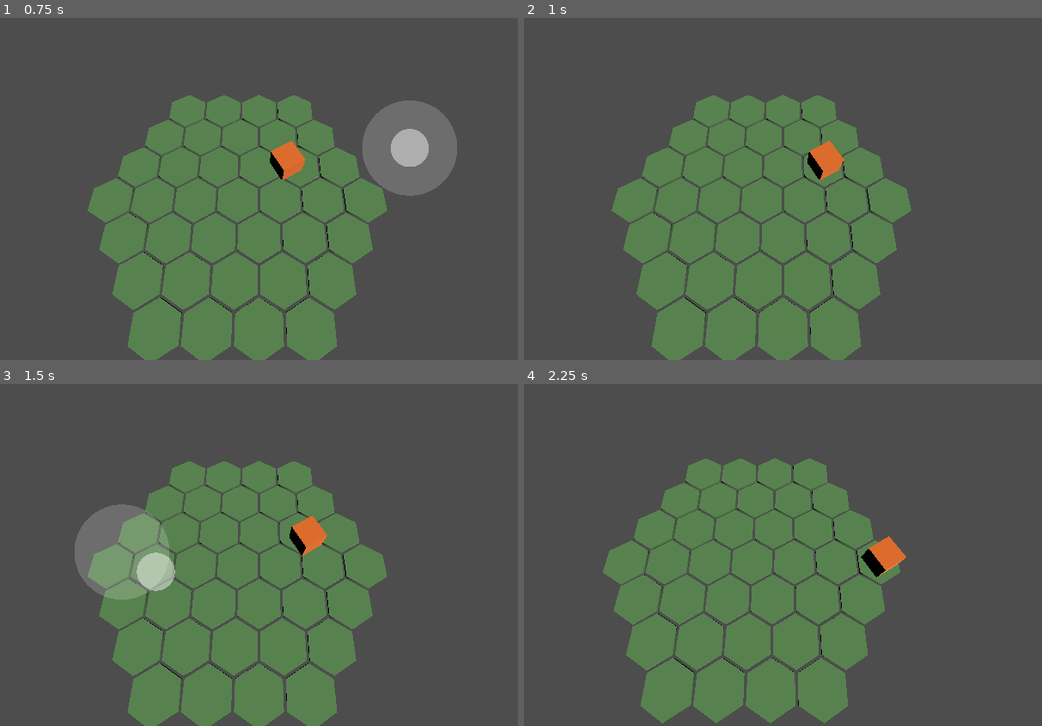
Above: before the commit, frames 1-4 (two rows, left to right).
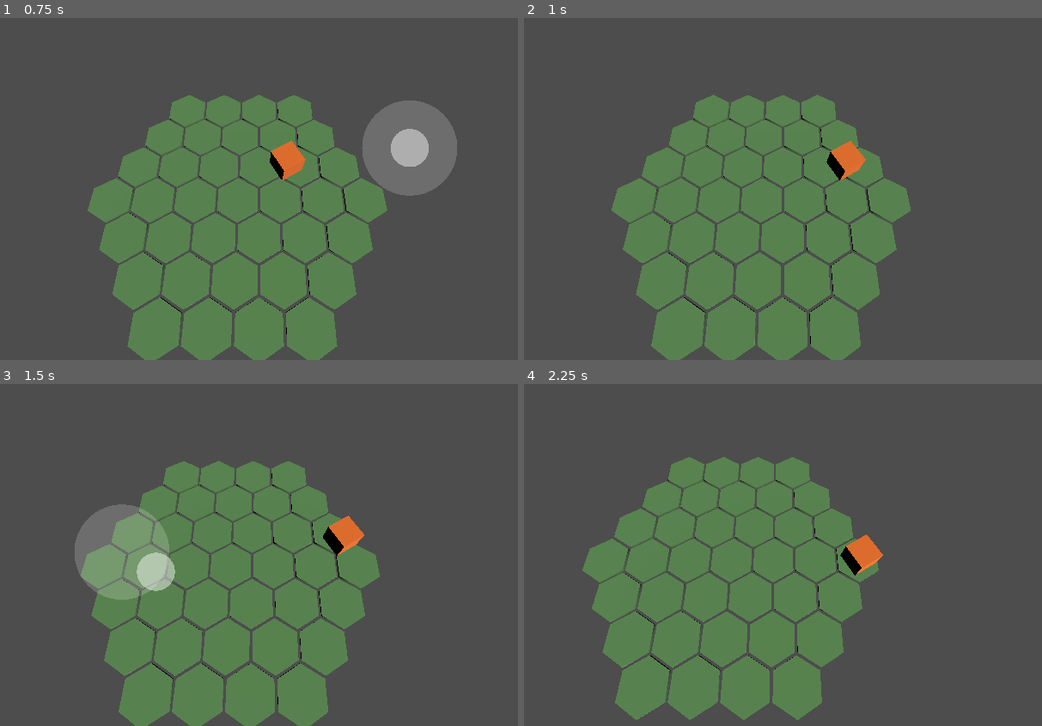
Above: after the commit, the same moments.

Repository: Coarisfinia/khovax
Game: Godot game, scene res://scenes/main.tscn
Two runs of this game, one before a commit and one after it. Both use one fixed random seed, a clock stepped at 60 frames per second and the inputs below.
Inputs (mouse positions are in pixels of both pictures, inside the frame that each line leads up to):
- Up to frame 1 (0.75 s): tap Enter at 0.5 s; move the mouse to (409, 147) at 0.52 s; hold D (move_right) from 0.53 s (still down); click (409, 147) at 0.67 s
- Up to frame 2 (1 s): keep holding D (move_right)
- Up to frame 3 (1.5 s): release D (move_right) at 1.25 s; drag from (119, 551) to (222, 609) at 1.27 s
- Up to frame 4 (2.25 s): move the mouse to (850, 448) at 2.02 s; hold D (move_right) from 2.03 s (still down)

Frame 1 is identical in both runs. In frame 2, 1.4% of the frame differs, in the area x 16-75%, y 22-100%; in frame 3, 8.6%; in frame 4, 12%, in the area x 11-74%, y 21-100%.

Commit message:
Address Codex review: keep held keys, handle canceled touches, test fingers
TouchStick only releases the movement actions it pressed itself, so a key
held at the same time stays held, and treats a canceled touch like a lifted
finger. The movement flow steers with a nonzero finger index and checks
half strength at half the drag radius, that a second finger can't take over
or end the steering, that a canceled touch releases the stick, and that a
held key survives steering by touch.

Co-Authored-By: Claude Opus 5.5 <noreply@anthropic.com>

Diff:
--- a/scenes/touch_stick.gd
+++ b/scenes/touch_stick.gd
@@ -16,6 +16,8 @@
 var _origin: Vector2 = Vector2.ZERO
 ## Screen-space steering, x right and y up, at most length 1.
 var _steer: Vector2 = Vector2.ZERO
+## The movement actions the stick itself is pressing.
+var _own: Array[String] = []
 
 
 func _ready() -> void:
@@ -49,11 +51,13 @@
 
 
 func _on_touch(touch: InputEventScreenTouch) -> void:
-	if touch.pressed and not is_held():
+	# A touch the system cancels (e.g. for a gesture) ends like a lifted finger.
+	var down: bool = touch.pressed and not touch.canceled
+	if down and not is_held():
 		_finger = touch.index
 		_origin = touch.position
 		_steer_toward(touch.position)
-	elif not touch.pressed and touch.index == _finger:
+	elif not down and touch.index == _finger:
 		_finger = -1
 		_steer_toward(_origin)
 
@@ -67,11 +71,24 @@
 	queue_redraw()
 
 
-## Presses one of two opposite actions with the axis value's strength and releases the other.
+## Presses one of two opposite actions with the axis value's strength. Only actions the stick
+## pressed itself are released, so a key held at the same time stays held.
 func _press(positive: String, negative: String, value: float) -> void:
-	Input.action_release(positive)
-	Input.action_release(negative)
+	_release_own(positive)
+	_release_own(negative)
 	if value > 0.0:
-		Input.action_press(positive, value)
+		_press_own(positive, value)
 	elif value < 0.0:
-		Input.action_press(negative, -value)
+		_press_own(negative, -value)
+
+
+func _press_own(action: String, strength: float) -> void:
+	Input.action_press(action, strength)
+	if not _own.has(action):
+		_own.append(action)
+
+
+func _release_own(action: String) -> void:
+	if _own.has(action):
+		Input.action_release(action)
+		_own.erase(action)
--- a/tests/e2e/test_movement_flow.gd
+++ b/tests/e2e/test_movement_flow.gd
@@ -10,6 +10,8 @@
 const ACTIONS: Array[String] = ["move_up", "move_down", "move_left", "move_right"]
 ## Where the touch legs put their finger down, in screen pixels.
 const TOUCH_ORIGIN: Vector2 = Vector2(400.0, 300.0)
+## The steering finger: not 0, so a check that ignores the index would be caught.
+const FINGER: int = 1
 const PHYSICAL_KEYS: Dictionary[String, Key] = {
 	"move_up": KEY_W,
 	"move_down": KEY_S,
@@ -159,7 +161,7 @@
 	result = _walk_by_touch(Vector2(TouchStick.RADIUS * 0.1, 0.0), [])
 	if not result.is_empty():
 		return "a tiny drag: " + result
-	return ""
+	return _check_touch_details()
 
 
 ## Holds the keys and checks the walk.
@@ -172,11 +174,8 @@
 ## Touches the screen, drags by `drag` pixels and holds there, the way a thumb steers the touch
 ## stick, then checks the walk and that lifting the finger stops it.
 func _walk_by_touch(drag: Vector2, expected: Array[Vector2i]) -> String:
-	_send_touch(TOUCH_ORIGIN, true)
-	var moved: InputEventScreenDrag = InputEventScreenDrag.new()
-	moved.position = TOUCH_ORIGIN + drag
-	Input.parse_input_event(moved)
-	Input.flush_buffered_events()
+	_send_touch(FINGER, TOUCH_ORIGIN, true)
+	_send_drag(FINGER, TOUCH_ORIGIN + drag)
 	if not _stick.is_held():
 		return "the touch stick didn't pick up the finger"
 	var result: String = _hold(expected, _lift_finger)
@@ -211,15 +210,60 @@
 
 
 func _lift_finger() -> void:
-	_send_touch(TOUCH_ORIGIN, false)
-
-
-func _send_touch(point: Vector2, pressed: bool) -> void:
+	_send_touch(FINGER, TOUCH_ORIGIN, false)
+
+
+func _send_touch(finger: int, point: Vector2, pressed: bool, canceled: bool = false) -> void:
 	var touch: InputEventScreenTouch = InputEventScreenTouch.new()
+	touch.index = finger
 	touch.position = point
 	touch.pressed = pressed
+	touch.canceled = canceled
 	Input.parse_input_event(touch)
 	Input.flush_buffered_events()
+
+
+func _send_drag(finger: int, point: Vector2) -> void:
+	var drag: InputEventScreenDrag = InputEventScreenDrag.new()
+	drag.index = finger
+	drag.position = point
+	Input.parse_input_event(drag)
+	Input.flush_buffered_events()
+
+
+## Analog strength, a second finger, a canceled touch, and a key held through a touch.
+func _check_touch_details() -> String:
+	_send_touch(FINGER, TOUCH_ORIGIN, true)
+	_send_drag(FINGER, TOUCH_ORIGIN + Vector2(TouchStick.RADIUS * 0.5, 0.0))
+	var strength: float = Input.get_action_raw_strength("move_right")
+	# A second finger touching and dragging elsewhere must not take over the steering.
+	_send_touch(FINGER + 1, Vector2(900.0, 100.0), true)
+	_send_drag(FINGER + 1, Vector2(900.0, 300.0))
+	var kept: bool = _stick.steering().is_equal_approx(Vector2(0.5, 0.0))
+	_send_touch(FINGER + 1, Vector2(900.0, 300.0), false)
+	var still_held: bool = _stick.is_held()
+	_send_touch(FINGER, TOUCH_ORIGIN, true, true)
+	var canceled: bool = not _stick.is_held() and _input().is_zero_approx()
+	if not is_equal_approx(strength, 0.5):
+		return "half the drag radius pressed move_right at %f, not 0.5" % strength
+	if not kept or not still_held:
+		return "a second finger took over or ended the steering"
+	if not canceled:
+		return "a canceled touch didn't release the stick"
+	return _check_key_survives_touch()
+
+
+## A key held while a finger steers on the other axis stays held after the finger lifts.
+func _check_key_survives_touch() -> String:
+	Input.action_press("move_left")
+	_send_touch(FINGER, TOUCH_ORIGIN, true)
+	_send_drag(FINGER, TOUCH_ORIGIN + Vector2(0.0, TouchStick.RADIUS))
+	_send_touch(FINGER, TOUCH_ORIGIN, false)
+	var held: bool = Input.is_action_pressed("move_left")
+	Input.action_release("move_left")
+	if not held:
+		return "steering by touch released a key held at the same time"
+	return ""
 
 
 func _finish_step() -> void:
